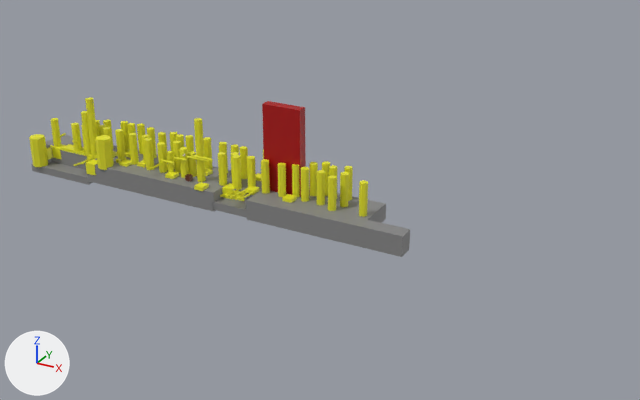
What one commit did to the glTF model assets/map_forest.gltf.
Camera for both pictures: a 50 mm lens placed at (170.1, -162.1, 83.8), pointed at (78.3, 4.7, 0.4). Every picture has the same lights, and +X, +Y and +Z are marked at lower left. Where no turn or scale is listed for an object, it has been applied to the vertices.
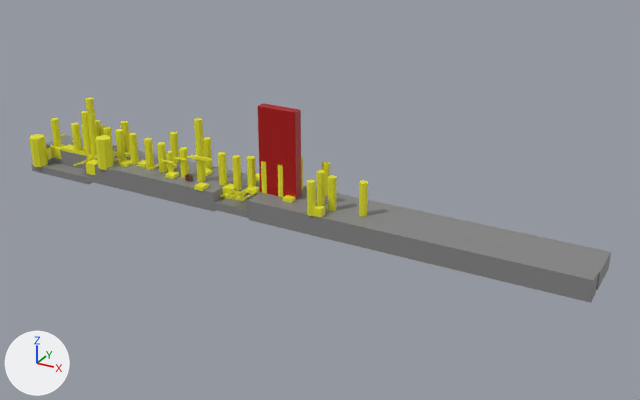
Pixel boxes [x1, y1, x2, y2] of what changed, in the pictures (640 x 400 px):
'Ground.002', moved, rescaled (113% wider, 70% taller): before [246, 194, 410, 257]; after [248, 195, 599, 303]
'Ground.007', moved, rescaled: before [46, 135, 386, 223]; after [46, 135, 611, 290]
'Monster', moved: before [262, 101, 306, 197]; after [258, 103, 301, 200]
'Tree.053', moved: before [329, 165, 337, 199]; after [307, 180, 316, 216]
'Tree.056', deleted: before [340, 172, 349, 207]
'Tree.050', deleted: before [301, 167, 309, 202]
'Tree.049', deleted: before [309, 162, 318, 196]
'Tree.045', deleted: before [292, 164, 300, 197]
'Tree.039', deleted: before [240, 146, 248, 179]
'Tree.034', deleted: before [173, 141, 181, 173]
'Tree.033', deleted: before [188, 152, 197, 177]
'Tree.055', deleted: before [137, 123, 145, 154]
'Tree.025', deleted: before [344, 166, 353, 201]
'Tree.022', deleted: before [147, 127, 157, 158]
'Bush.028', added: after [313, 205, 325, 218]
'Tree.028', deleted: before [185, 135, 194, 152]
'Tree.035', deleted: before [219, 142, 228, 174]
'Tree.023', deleted: before [158, 132, 167, 160]
'Tree.019', deleted: before [141, 135, 150, 164]
'Tree.021', deleted: before [127, 123, 136, 148]
'Tree.027', deleted: before [176, 134, 184, 147]
'Tree.013', deleted: before [103, 120, 114, 149]
'Tree.032', deleted: before [231, 144, 239, 153]
'Tree.036', deleted: before [231, 152, 239, 185]
'Pushable_Branch.002', moved: before [239, 191, 257, 200]; after [241, 191, 258, 201]

The change in detail:
Mesh me_cube_005 is new.
It is a box spanning x -1.0..1.0, y -1.0..1.0, z -1.0..1.0.
It uses material mat_material_001 (yellow #e7e526).
Object 'Ground.007' (ob_ground_007) moves from (42.6, 5.6, -1.8) to (68.8, 5.6, -1.8).
Object 'Ground.007' (ob_ground_007) is rescaled from (10.0, 100.0, 4.0) to (10.0, 150.0, 4.0).
Object 'Lisek' (ob_lisek) moves from (42.9, 0.3, 6.2) to (0.0, 0.0, -2.0).
Object 'Tree.013' (ob_tree_013) is deleted.
Object 'Tree.019' (ob_tree_019) is deleted.
Object 'Tree.021' (ob_tree_021) is deleted.
Object 'Tree.022' (ob_tree_022) is deleted.
Object 'Tree.023' (ob_tree_023) is deleted.
Object 'Tree.025' (ob_tree_025) is deleted.
Object 'Tree.027' (ob_tree_027) is deleted.
Object 'Tree.028' (ob_tree_028) is deleted.
Object 'Tree.032' (ob_tree_032) is deleted.
Object 'Tree.033' (ob_tree_033) is deleted.
Object 'Tree.034' (ob_tree_034) is deleted.
Object 'Tree.035' (ob_tree_035) is deleted.
Object 'Tree.036' (ob_tree_036) is deleted.
Object 'Tree.039' (ob_tree_039) is deleted.
Object 'Tree.045' (ob_tree_045) is deleted.
Object 'Tree.049' (ob_tree_049) is deleted.
Object 'Tree.050' (ob_tree_050) is deleted.
Object 'Tree.053' (ob_tree_053) moves from (80.4, 7.2, 0.2) to (80.3, -2.9, 0.2).
Object 'Tree.055' (ob_tree_055) is deleted.
Object 'Tree.056' (ob_tree_056) is deleted.
Object 'Monster' (ob_monster) moves from (68.3, 5.5, -3.3) to (68.3, 3.5, -3.3).
Object 'Ground.002' (ob_ground_002) moves from (83.0, -1.4, -2.2) to (103.5, -1.4, -2.2).
Object 'Ground.002' (ob_ground_002) is rescaled from (4.0, 40.0, 5.0) to (4.0, 80.0, 5.0).
Object 'Pushable_Branch.002' (ob_pushable_branch_002) moves from (62.3, -1.7, 0.6) to (62.8, -1.7, 0.6).
Object 'Bush.028' (ob_bush_028) is new; it shows me_cube_005.
Its location is (82.1, -2.5, 1.2).
